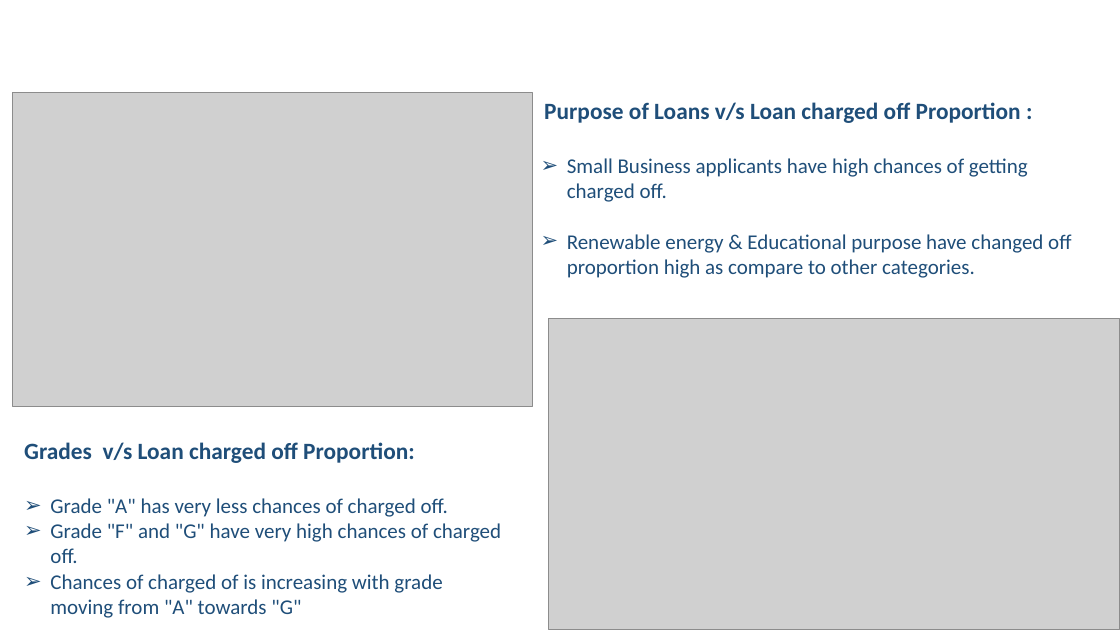
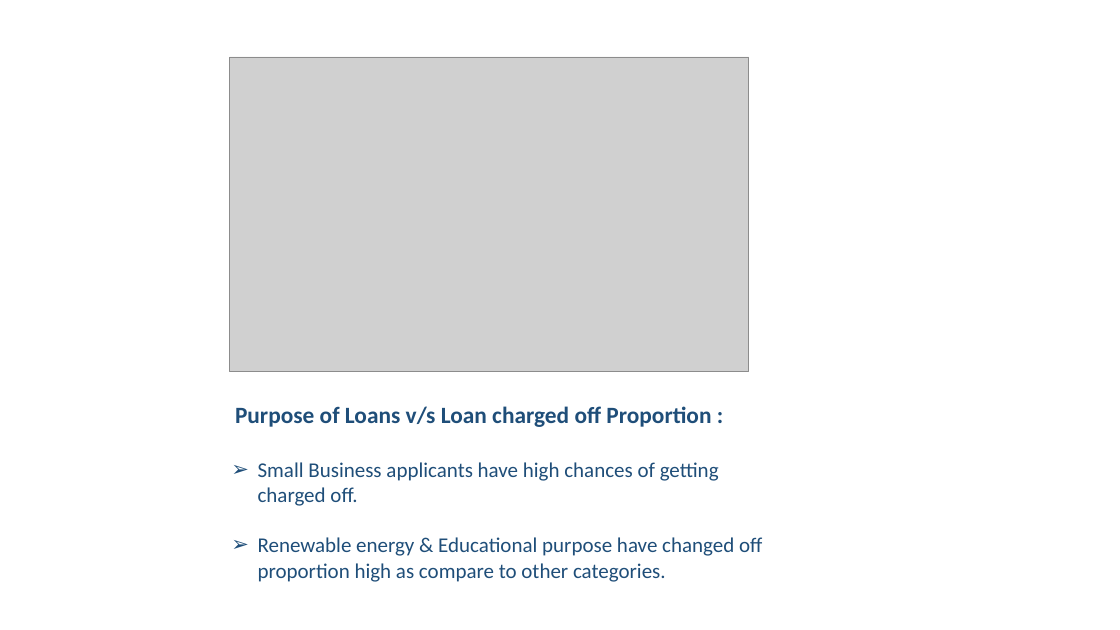
Before and after one commit to Ramya4321/Lending-Club-Case-Study, a slide deck: slide 6 of Lending Club Case Study.pptx. Drawn at 1120x630 pixels with LibreOffice and Linux fonts; fonts in the diff are those of the drawing; grey boxes stand for pictures; background and template pictures are left out. Boxes give left, top, right and bottom in pixels: in the first picture for what was removed or moved away, otherwise in the second. Text is boxed around its words. In the diff, an @@ line names an element or a change of style, - is before the commit and + after.

```diff
--- a/Lending Club Case Study.pptx
+++ b/Lending Club Case Study.pptx
@@ picture: place and size @@
-picture at bbox=[13, 92, 532, 408]
+picture at bbox=[229, 57, 749, 372]
@@ picture removed at bbox=[549, 318, 1120, 630] @@
@@ text "Purpose of Loans v/s Loan ...": place and size @@
-text "Purpose of Loans v/s Loan ..." at bbox=[544, 102, 1071, 278]
+text "Purpose of Loans v/s Loan ..." at bbox=[235, 406, 762, 582]
@@ text removed at bbox=[24, 442, 501, 618] @@
-Grades v/s Loan charged off Proportion:
-➢ Grade "A" has very less chances of charged off.
-➢ Grade "F" and "G" have very high chances of charged off.
-➢ Chances of charged of is increasing with grade moving from "A" towards "G"
```
Also in this commit, not shown: 6 other slides changed, 6 slides added, 1 slide removed, 2 other files.
